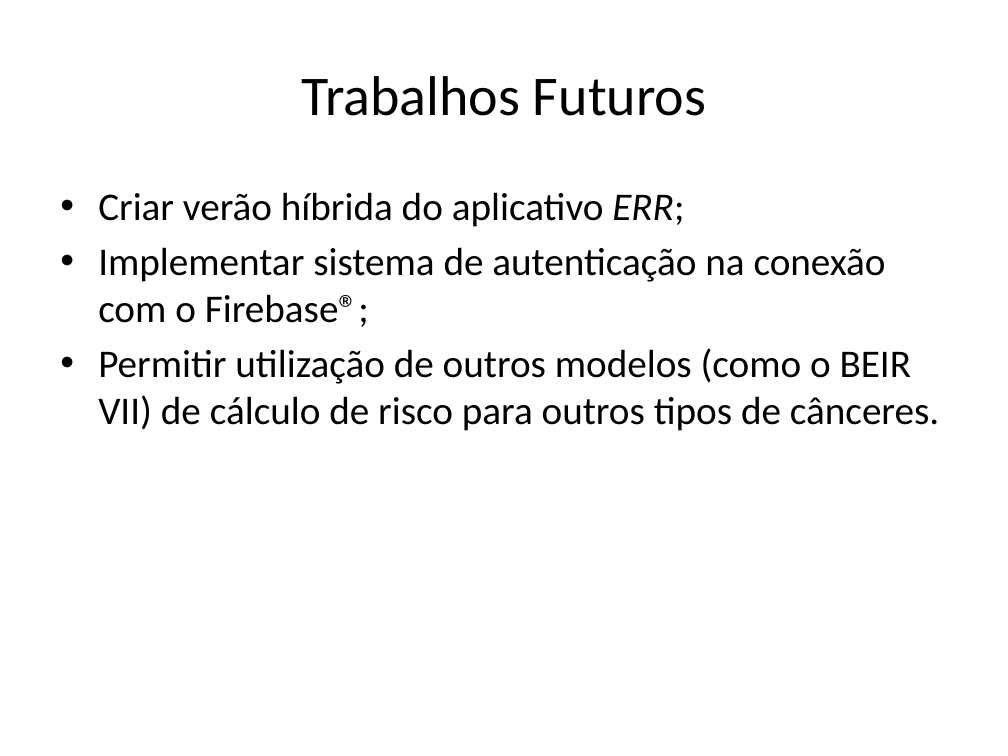
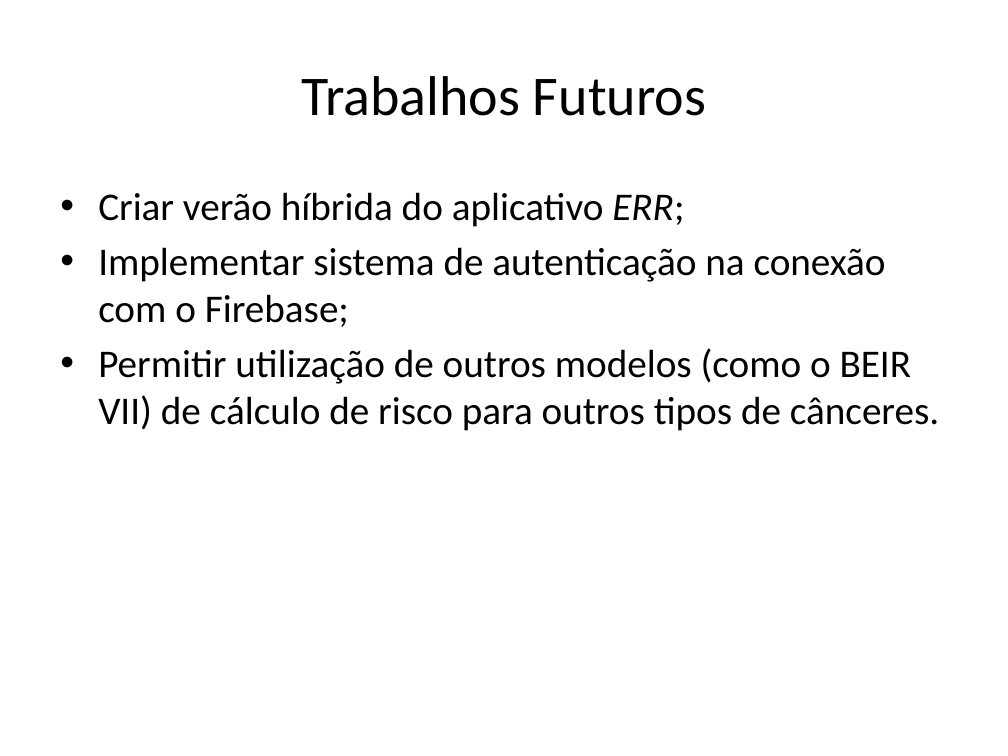
Before and after one commit to dioferreira/tcc, a slide deck: slide 42 of TCC_apresentação.pptx (slide 45 before the commit). Drawn at 1008x756 pixels with LibreOffice and Linux fonts; fonts in the diff are those of the drawing. Boxes give left, top, right and bottom in pixels: in the first picture for what was removed or moved away, otherwise in the second. Text is boxed around its words. In the diff, an @@ line names an element or a change of style, - is before the commit and + after.

```diff
--- a/TCC_apresentação.pptx
+++ b/TCC_apresentação.pptx
@@ text at (98, 247, 886, 327): text changed @@
-• Implementar sistema de autenticação na conexão com o Firebase®;
+• Implementar sistema de autenticação na conexão com o Firebase;
```
Also in this commit, not shown: 10 other slides changed, 3 slides removed.
